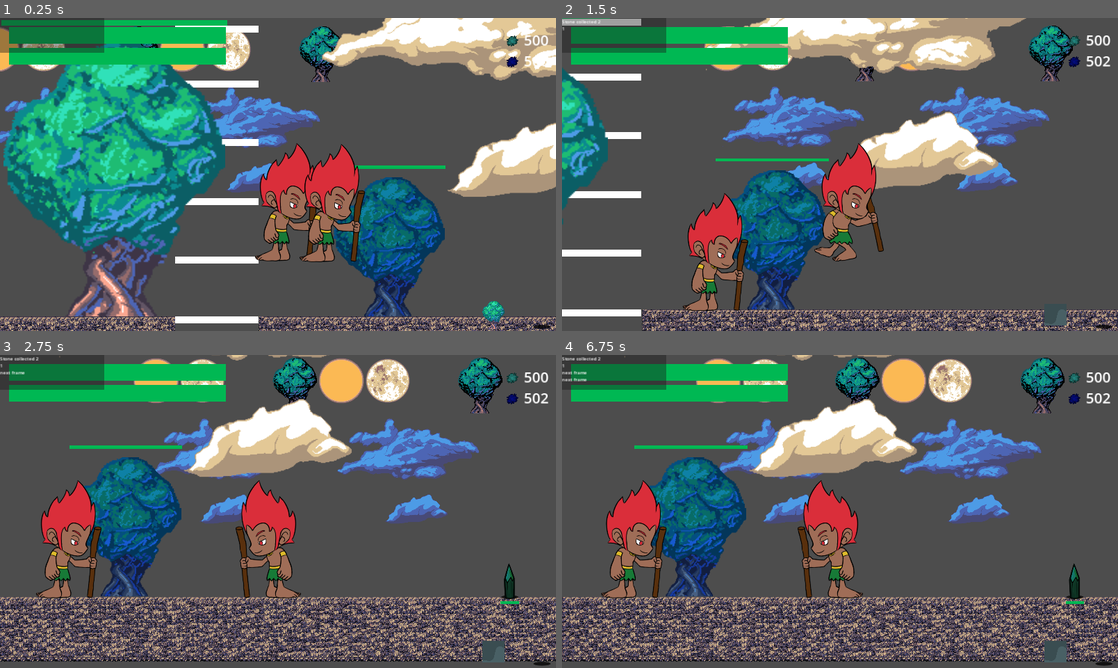
Above: before the commit, frames 1-4 (two rows, left to right).
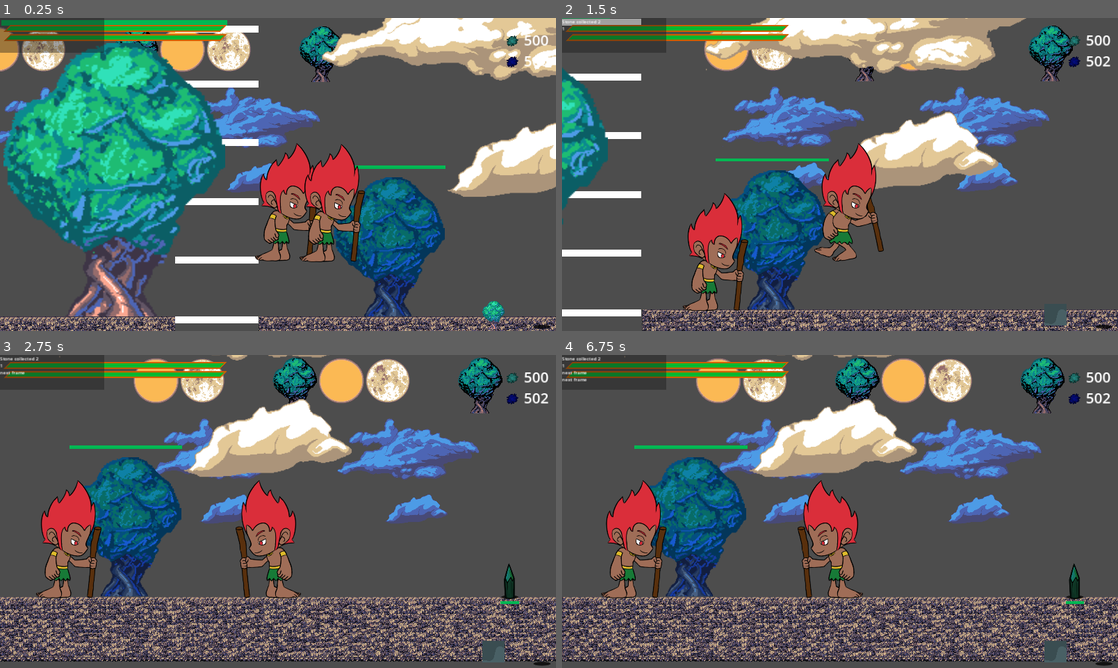
Above: after the commit, the same moments.

Repository: Ikkisoad/Amazon-Guardians
Game: Godot game, scene res://scenes/main.tscn
The game is run twice, just before and just after one commit, with the same random seed, the same clock (stepped at 60 frames per second) and the same inputs. The engine's default icon, where the game draws it, is replaced by a stand-in: a white triangle on a blue panel in a dark square.
Inputs:
- Up to frame 1 (0.25 s): no input
- Up to frame 2 (1.5 s): hold D (right) from 0.53 s (still down); tap Q (changeSelectedResource) at 0.6 s; tap Space (jump) at 0.77 s; tap E (changeSelectedTrap) at 1.35 s
- Up to frame 3 (2.75 s): tap Space (jump) at 1.52 s; release D (right) at 2.03 s; hold A (left) from 2.03 s (still down); tap N (frameAdvance) at 2.1 s
- Up to frame 4 (6.75 s): tap Enter at 2.75 s; release A (left) at 2.78 s; hold D (right) 2.78-4.28 s; tap V (setResource) at 2.85 s; tap Space (jump) at 3.02, 3.77, 4.52, 6.02 s; tap Escape (reset) every 0.75 s from 3.5 to 6.5 s; tap C (swap) at 3.6 s; hold A (left) 4.28-5.03 s; tap X (trap) at 4.35 s; hold D (right) 5.03-5.78 s; tap Q (changeSelectedResource) at 5.1 s; hold A (left) from 5.78 s (still down); tap E (changeSelectedTrap) at 5.85 s; tap N (frameAdvance) at 6.6 s

The runs differ from the first frame. In frame 1, 4.1% of the frame differs, in the area x 0-41%, y 2-15%; in frame 2, 4.1%; in frame 3, 4.1%; in frame 4, 4.1%.

Commit message:
HP theme

Diff:
--- /dev/null
+++ b/scenes/player/UI/PlayerHealthActualFill.tres
@@ -0,0 +1,10 @@
+[gd_resource type="StyleBoxFlat" format=3 uid="uid://c3idycnfcja4x"]
+
+[resource]
+bg_color = Color(0, 0.725788, 0.188639, 1)
+skew = Vector2(1, 0)
+border_width_left = 5
+border_width_top = 5
+border_width_right = 5
+border_width_bottom = 5
+border_color = Color(0.809022, 0.381969, 0.00655502, 1)
--- /dev/null
+++ b/scenes/player/UI/playerHealthFill.tres
@@ -0,0 +1,5 @@
+[gd_resource type="StyleBoxFlat" format=3 uid="uid://dmnpqeyemqipp"]
+
+[resource]
+bg_color = Color(1, 0.184314, 0, 0.239216)
+skew = Vector2(1, 0)
--- a/scenes/player/UI/player_ui.tscn
+++ b/scenes/player/UI/player_ui.tscn
@@ -1,7 +1,9 @@
-[gd_scene load_steps=12 format=3 uid="uid://vp83c8184gjs"]
+[gd_scene load_steps=14 format=3 uid="uid://vp83c8184gjs"]
 
 [ext_resource type="Script" path="res://scenes/player/UI/player_ui.gd" id="1_oonwr"]
+[ext_resource type="StyleBox" uid="uid://dmnpqeyemqipp" path="res://scenes/player/UI/playerHealthFill.tres" id="2_65e3d"]
 [ext_resource type="Texture2D" uid="uid://dmwh6d4x1bmwy" path="res://Assets/sprites/leaves/tree bushes.png" id="2_q25qi"]
+[ext_resource type="StyleBox" uid="uid://c3idycnfcja4x" path="res://scenes/player/UI/PlayerHealthActualFill.tres" id="3_8rk0r"]
 [ext_resource type="Texture2D" uid="uid://8s7lejkpdj6h" path="res://Assets/sprites/tree/tree.png" id="3_gooqp"]
 [ext_resource type="Texture2D" uid="uid://crloerh1g55ly" path="res://Assets/traps/woodTrap/small_wood_spike_04.png" id="4_3klkd"]
 [ext_resource type="Texture2D" uid="uid://bj3sds4vuxkfl" path="res://Assets/sprites/cave/cave.png" id="5_iicrm"]
@@ -78,20 +80,23 @@
 [node name="clPlayerUI" type="CanvasLayer" parent="."]
 
 [node name="pbPlayerUI" type="ProgressBar" parent="clPlayerUI"]
-custom_minimum_size = Vector2(50, 50)
-offset_left = 32.0
-offset_top = 32.0
-offset_right = 780.0
-offset_bottom = 88.0
+offset_left = 24.0
+offset_top = 24.0
+offset_right = 772.0
+offset_bottom = 48.0
+theme_override_styles/background = ExtResource("2_65e3d")
+theme_override_styles/fill = ExtResource("3_8rk0r")
 max_value = 1000.0
 value = 500.0
 show_percentage = false
 
 [node name="pbPlayerUI2" type="ProgressBar" parent="clPlayerUI"]
-offset_left = 32.0
-offset_top = 104.0
-offset_right = 780.0
-offset_bottom = 160.0
+offset_left = 24.0
+offset_top = 56.0
+offset_right = 772.0
+offset_bottom = 80.0
+theme_override_styles/background = ExtResource("2_65e3d")
+theme_override_styles/fill = ExtResource("3_8rk0r")
 max_value = 1000.0
 value = 500.0
 show_percentage = false
